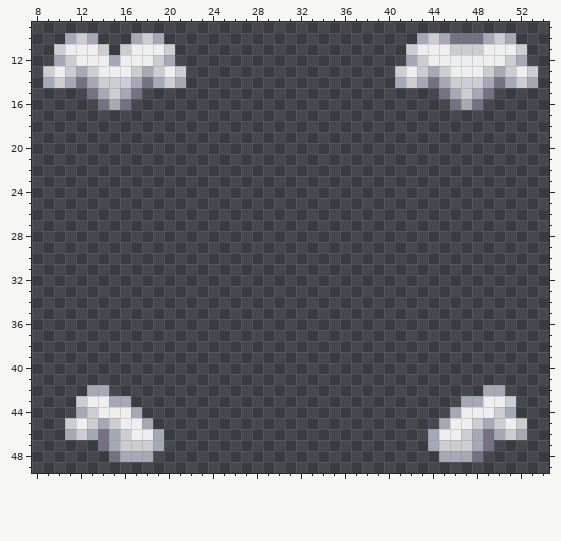
Pixel-art sprite: Resources/Textures/Clothing/Uniforms/Jumpsuit/casual.rsi/equipped-INNERCLOTHING-shirt-monkey.png. The picture above was drawn from the file before the commit.
The file is 64x64 pixels. Colours within 5 levels of each other are drawn and written as one. Shown: x 8..54, y 9..49.
The result:
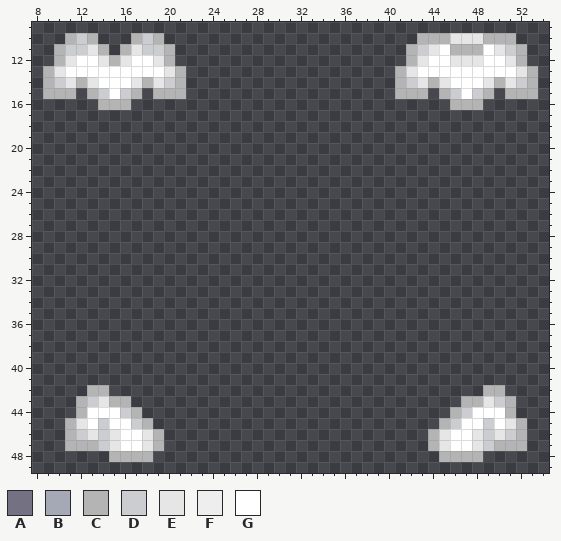
Palette (. is transparent): A #747182  B #a5a9b6  C #b4b4b4  D #cbcdd1  E #e6e6e6  F #eeeeee  G #ffffff
From old to new:
Changed rows in their new state; - is an unchanged pixel.
first column x 9:
10 --C-C---C-C-----------------------CCCEEECCC--
11 -CDDEC-CEDDC---------------------CDEGCCCGEDC-
12 -CEGGECEGGEC---------------------CEGGEEEGGEC-
13 CEGGGGGGGGGEC-------------------CEGGGGGGGGGEC
14 C-ECEGGGECE-C-------------------C-ECEGGGECE-C
15 CCC-CDGDC-CCC-------------------CCC-CDGDC-CCC
16 -----CCC-----------------------------CCC-----
first column x 11:
42 --CC----------------------------------CC--
43 -CDECC------------------------------CCEDC-
44 -CGGGDC----------------------------CDGGGC-
45 CEGDGGDC--------------------------CDGGDGEC
46 C-EDEGGEC------------------------CEGGEDE-C
47 CCCDEGGEC------------------------CEGGEDCCC
48 ----CCCC--------------------------CCCC----
